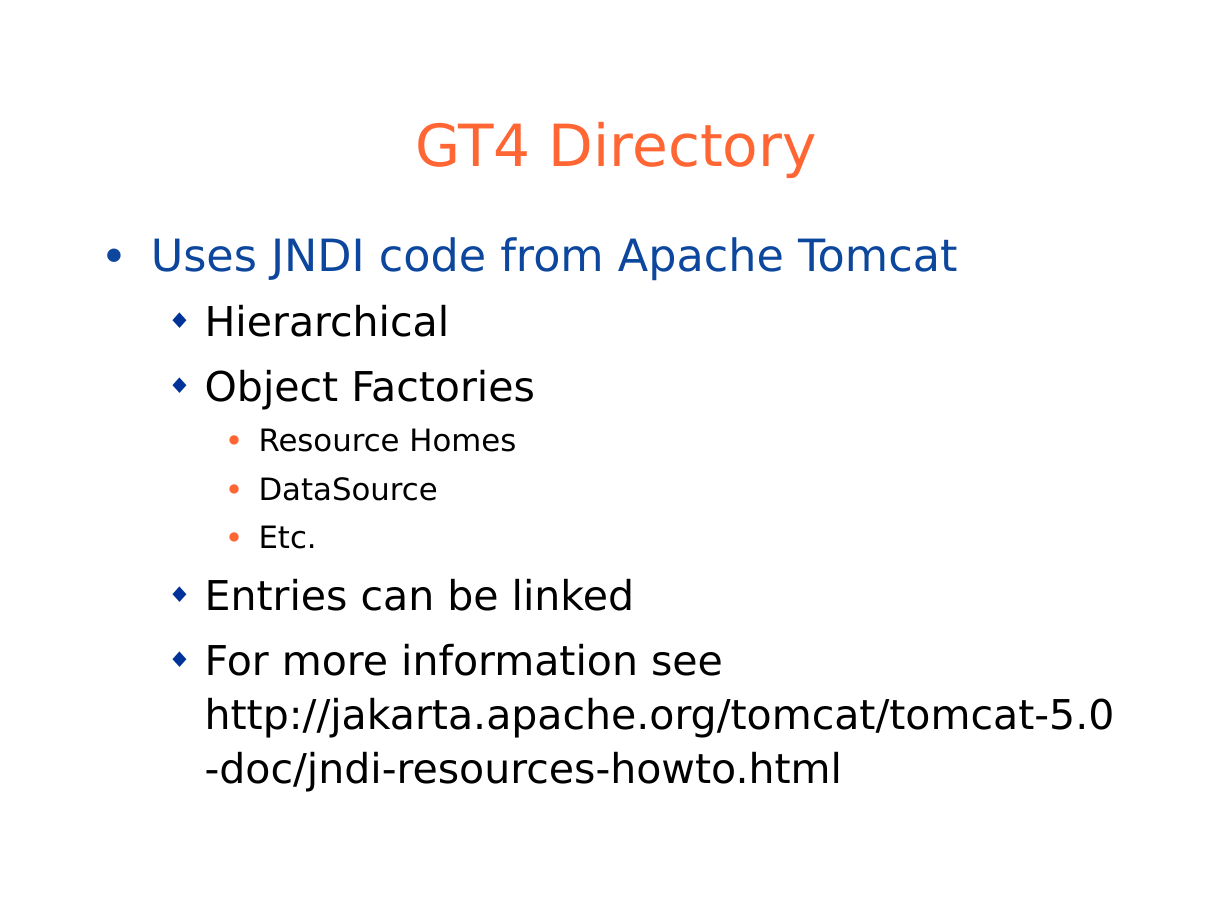
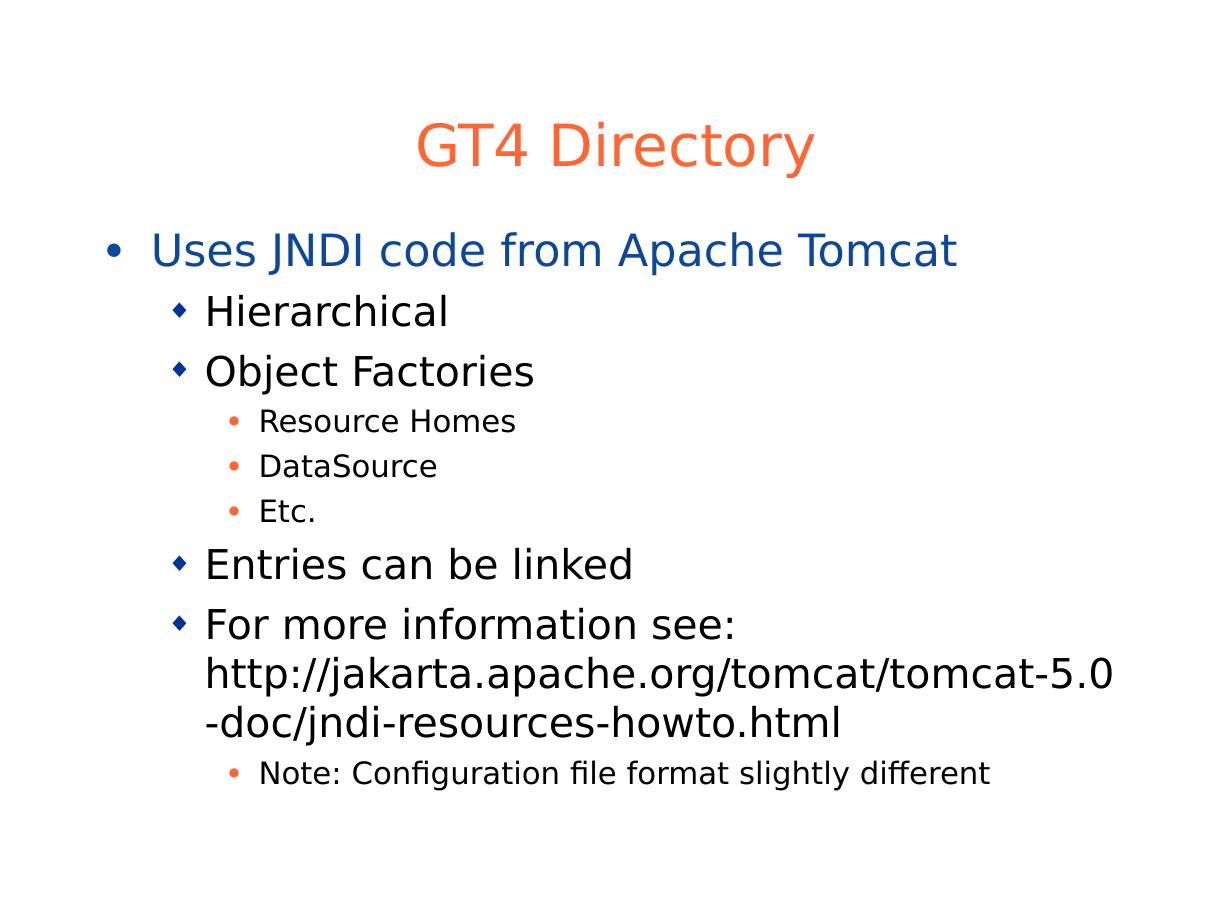
Before and after one commit to globus/globus-toolkit-documentation, a slide deck: slide 12 of toolkit/docs/development/wsrf/WSRFTutorial.ppt. Drawn at 1232x924 pixels with LibreOffice and Linux fonts; fonts in the diff are those of the drawing; background and template pictures are left out. Boxes give left, top, right and bottom in pixels: in the first picture for what was removed or moved away, otherwise in the second. Text is boxed around its words. In the diff, an @@ line names an element or a change of style, - is before the commit and + after.

```diff
--- a/toolkit/docs/development/wsrf/WSRFTutorial.ppt
+++ b/toolkit/docs/development/wsrf/WSRFTutorial.ppt
@@ text at (x1=151, y1=232, x2=957, y2=580): line spacing 1.1 to 1 @@
@@ text at (x1=205, y1=607, x2=1115, y2=791): text changed @@
-  ◆ For more information see http://jakarta.apache.org/tomcat/tomcat-5.0-doc/jndi-resources-howto.html
+  ◆ For more information see: http://jakarta.apache.org/tomcat/tomcat-5.0-doc/jndi-resources-howto.html
+    ● Note: Configuration file format slightly different
```
Also in this commit, not shown: 12 other slides changed.
